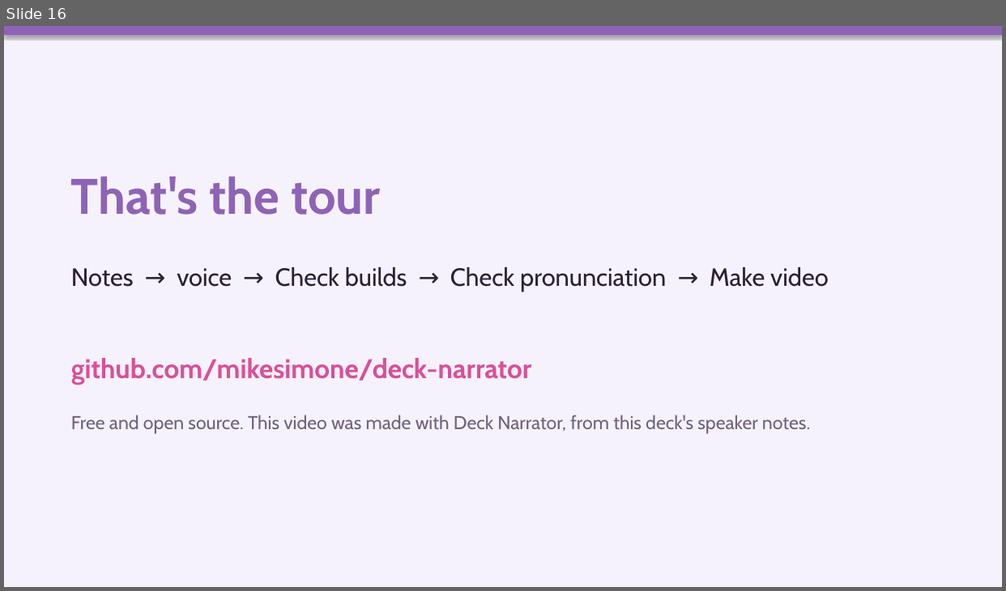
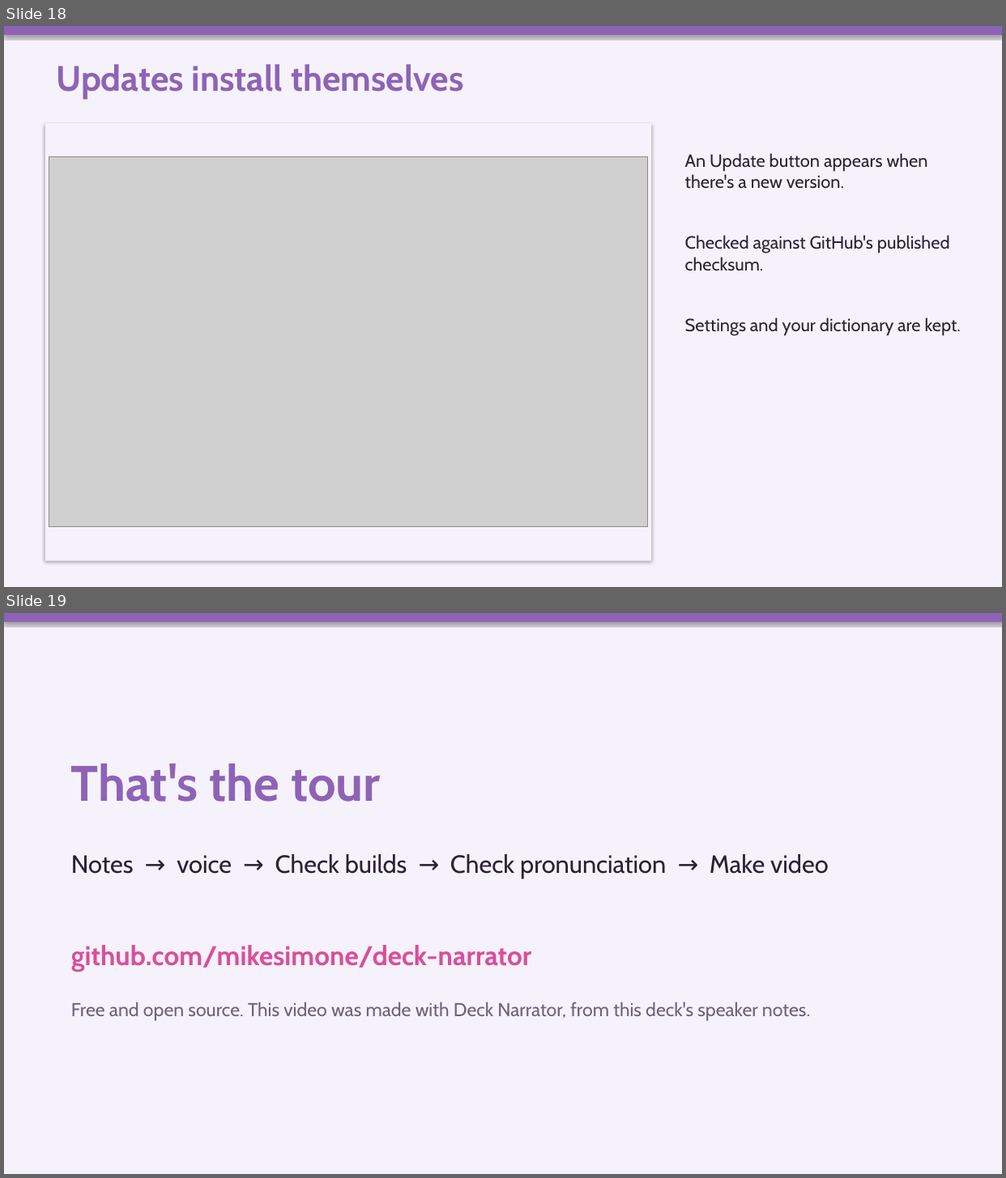
Before and after one commit to mikesimone/deck-narrator, a slide deck: examples/how-to/deck-narrator-how-to.pptx. Shown one above the other, each under a label of ours: slide 16 before the commit, slides 18 and 19 after it. The pictures are 1006x591 and 1006x1178 pixels, drawn with LibreOffice and Linux fonts; fonts in the diff are those of the drawing; grey boxes stand for pictures. Boxes give left, top, right and bottom in pixels: in the first picture for what was removed or moved away, otherwise in the second. Text is boxed around its words. In the diff, an @@ line names an element or a change of style, - is before the commit and + after.

```diff
--- a/examples/how-to/deck-narrator-how-to.pptx
+++ b/examples/how-to/deck-narrator-how-to.pptx
@@ slide 18 added at (4, 26, 1002, 587), background #F6F2FB @@
@@ rectangle added at (4, 26, 1002, 35), fill #8E63B5 @@
@@ text added at (56, 64, 463, 99), 34 pt, text #8E63B5, bold @@
+Updates install themselves
@@ rectangle added at (45, 123, 651, 561), fill #F6F2FB @@
@@ picture added at (49, 157, 648, 527) @@
@@ text added at (685, 153, 928, 189), 17 pt, text #2B2135 @@
+An Update button appears when there's a new version.
@@ text added at (685, 235, 950, 271), 17 pt, text #2B2135 @@
+Checked against GitHub's published checksum.
@@ text added at (685, 318, 961, 336), 17 pt, text #2B2135 @@
+Settings and your dictionary are kept.
@@ what was slide 16 is now slide 19 @@
```
Also in this commit, not shown: 9 slides changed, 8 other slides added, 6 slides removed, 4 other files.
